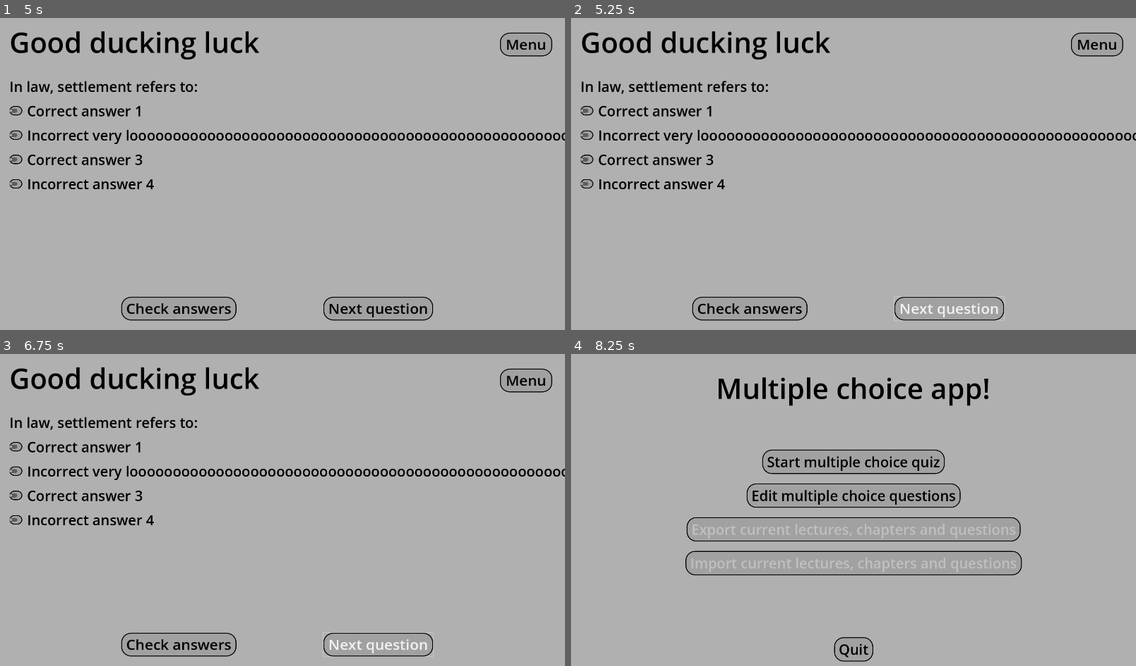
Above: before the commit, frames 1-4 (two rows, left to right).
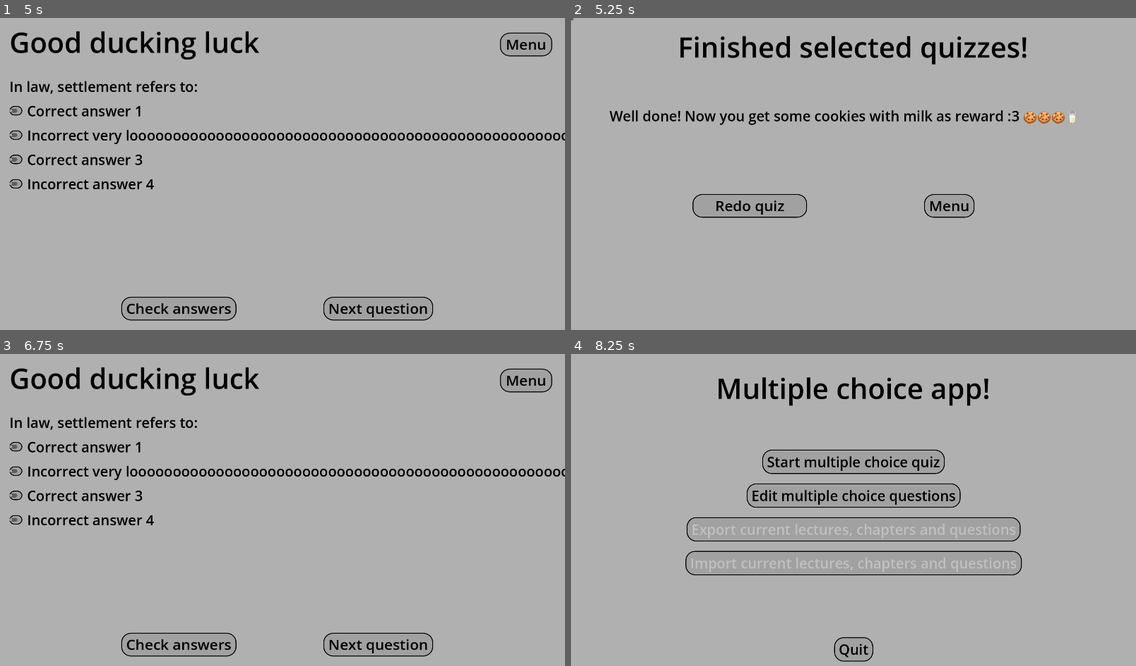
Above: after the commit, the same moments.

Repository: Stif1998/MultipleChoiceLearning
Game: Godot game, scene res://Menu/Menu.tscn
Same seed, same stepped clock (60 frames per second), same inputs: the game is played once before the commit and once after it.
Inputs (mouse positions are in pixels of both pictures, inside the frame that each line leads up to):
- Up to frame 1 (5 s): click "Start multiple choice quiz" at 0.5 s; click "Choose all chapters" at 1.25 s; click "Check answers" at 2 s; click "Menu" at 2.75 s; click "Edit multiple choice questions" at 3.5 s; click "Chapter 1" at 4.25 s
- Up to frame 2 (5.25 s): click "Next question" at 5 s
- Up to frame 3 (6.75 s): click (0, 354) at 5.77 s; click (180, 541) at 6.5 s, where only the run after the commit has a clickable "Redo quiz"
- Up to frame 4 (8.25 s): click "Next question" at 7.25 s; click "Menu" at 8 s

Frame 1 is identical in both runs. In frame 2, 8.0% of the frame differs, in the area x 0-100%, y 0-98%; in frame 3, 0.3%; in frame 4, nothing differs.
Error before the commit: Invalid access of index '-1' on a base object of type: 'Array'. (res://DataHandler/AppStateDataHandler.gd:34)

Commit message:
feat: Handle all quizzes completed case

Diff:
--- a/Src/PlayQuiz/QuizScreen.gd
+++ b/Src/PlayQuiz/QuizScreen.gd
@@ -34,9 +34,12 @@
 	var appStateDataHandler = get_node("/root/AppStateDataHandler")
 	var remainingQuizzes = appStateDataHandler.remainingQuizzes
 
-	var nextQuizIndex = rng.randi_range(0, remainingQuizzes.size() - 1)
+	if remainingQuizzes.size() == 0:
+		get_tree().change_scene_to_file("res://PlayQuiz/QuizzesFinishedScreen.tscn")
+	else:
+		var nextQuizIndex = rng.randi_range(0, remainingQuizzes.size() - 1)
 
-	appStateDataHandler.setCurrentQuizByIndex(nextQuizIndex)
-	appStateDataHandler.removeRemainingQuizByIndex(nextQuizIndex)
+		appStateDataHandler.setCurrentQuizByIndex(nextQuizIndex)
+		appStateDataHandler.removeRemainingQuizByIndex(nextQuizIndex)
 
-	quizContainer.displayNextQuiz()
+		quizContainer.displayNextQuiz()
--- a/Src/PlayQuiz/QuizScreen.tscn
+++ b/Src/PlayQuiz/QuizScreen.tscn
@@ -84,84 +84,6 @@
 layout_mode = 2
 answerIndex = 3
 
-[node name="Answer2Container" type="HBoxContainer" parent="ScrollContainer/QuizContainer"]
-visible = false
-layout_mode = 2
-size_flags_vertical = 0
-theme_override_constants/separation = 16
-
-[node name="AnswerButton2" type="CheckButton" parent="ScrollContainer/QuizContainer/Answer2Container"]
-layout_mode = 2
-size_flags_horizontal = 0
-size_flags_vertical = 4
-theme_override_colors/font_color = Color(0, 0, 0, 1)
-theme_override_styles/normal = ExtResource("3_ls1pd")
-theme_override_styles/hover = ExtResource("3_ls1pd")
-button_pressed = true
-text_overrun_behavior = 2
-
-[node name="CheckBox2" type="CheckBox" parent="ScrollContainer/QuizContainer/Answer2Container"]
-layout_mode = 2
-
-[node name="AnswerLabel2" type="Label" parent="ScrollContainer/QuizContainer/Answer2Container"]
-custom_minimum_size = Vector2(32, 32)
-layout_mode = 2
-size_flags_horizontal = 0
-size_flags_vertical = 0
-text = "An agreement or a contract between parties that terminates a criminal
-dispute"
-label_settings = ExtResource("2_4kfko")
-
-[node name="Answer3Container" type="HBoxContainer" parent="ScrollContainer/QuizContainer"]
-visible = false
-layout_mode = 2
-size_flags_vertical = 0
-theme_override_constants/separation = 16
-
-[node name="AnswerButton3" type="CheckButton" parent="ScrollContainer/QuizContainer/Answer3Container"]
-layout_mode = 2
-size_flags_horizontal = 0
-size_flags_vertical = 4
-theme_override_colors/font_color = Color(0, 0, 0, 1)
-theme_override_styles/normal = ExtResource("3_ls1pd")
-theme_override_styles/hover = ExtResource("3_ls1pd")
-text_overrun_behavior = 2
-
-[node name="CheckBox3" type="CheckBox" parent="ScrollContainer/QuizContainer/Answer3Container"]
-layout_mode = 2
-button_pressed = true
-
-[node name="AnswerLabel3" type="Label" parent="ScrollContainer/QuizContainer/Answer3Container"]
-custom_minimum_size = Vector2(32, 32)
-layout_mode = 2
-text = "A colonial period township"
-label_settings = ExtResource("2_4kfko")
-
-[node name="Answer4Container" type="HBoxContainer" parent="ScrollContainer/QuizContainer"]
-visible = false
-layout_mode = 2
-size_flags_vertical = 0
-theme_override_constants/separation = 16
-
-[node name="AnswerButton4" type="CheckButton" parent="ScrollContainer/QuizContainer/Answer4Container"]
-layout_mode = 2
-size_flags_horizontal = 0
-size_flags_vertical = 4
-theme_override_colors/font_color = Color(0, 0, 0, 1)
-theme_override_styles/normal = ExtResource("3_ls1pd")
-theme_override_styles/hover = ExtResource("3_ls1pd")
-text_overrun_behavior = 2
-
-[node name="CheckBox4" type="CheckBox" parent="ScrollContainer/QuizContainer/Answer4Container"]
-layout_mode = 2
-button_pressed = true
-
-[node name="AnswerLabel4" type="Label" parent="ScrollContainer/QuizContainer/Answer4Container"]
-custom_minimum_size = Vector2(32, 32)
-layout_mode = 2
-text = "The process of adverse possession"
-label_settings = ExtResource("2_4kfko")
-
 [node name="CheckButton" type="Button" parent="."]
 layout_mode = 1
 anchors_preset = 7
--- /dev/null
+++ b/Src/PlayQuiz/QuizzesFinishedScreen.gd
@@ -0,0 +1,8 @@
+extends Control
+
+
+func onRedoButtonPressed() -> void:
+	get_tree().change_scene_to_file("res://PlayQuiz/QuizScreen.tscn")
+
+func onMenuButtonPressed() -> void:
+	get_tree().change_scene_to_file("res://Menu/Menu.tscn")
--- /dev/null
+++ b/Src/PlayQuiz/QuizzesFinishedScreen.tscn
@@ -0,0 +1,114 @@
+[gd_scene load_steps=7 format=3 uid="uid://dud4q4yn24k7w"]
+
+[ext_resource type="LabelSettings" uid="uid://d6gohf1yj5gp" path="res://Fonts/title.tres" id="1_tog4q"]
+[ext_resource type="Script" path="res://PlayQuiz/QuizzesFinishedScreen.gd" id="1_xa43u"]
+[ext_resource type="LabelSettings" uid="uid://j4am0nttevp" path="res://Fonts/normal_text.tres" id="3_835ow"]
+[ext_resource type="Theme" uid="uid://bvd8u171meh78" path="res://Fonts/menu_button.tres" id="4_2madn"]
+[ext_resource type="StyleBox" uid="uid://lr75ncsg3vbm" path="res://Fonts/button_style.tres" id="5_rxy7c"]
+
+[sub_resource type="StyleBoxFlat" id="StyleBoxFlat_q3gnk"]
+content_margin_left = 16.0
+content_margin_top = 8.0
+content_margin_right = 16.0
+content_margin_bottom = 8.0
+bg_color = Color(0.629674, 0.629675, 0.629675, 1)
+border_width_left = 3
+border_width_top = 3
+border_width_right = 3
+border_width_bottom = 3
+border_color = Color(0, 0, 0, 1)
+corner_radius_top_left = 32
+corner_radius_top_right = 32
+corner_radius_bottom_right = 32
+corner_radius_bottom_left = 32
+corner_detail = 10
+
+[node name="QuizzesFinishedScreen" type="Control"]
+layout_mode = 3
+anchors_preset = 15
+anchor_right = 1.0
+anchor_bottom = 1.0
+grow_horizontal = 2
+grow_vertical = 2
+script = ExtResource("1_xa43u")
+
+[node name="TitleLabel" type="Label" parent="."]
+layout_mode = 1
+anchors_preset = 5
+anchor_left = 0.5
+anchor_right = 0.5
+offset_left = -597.0
+offset_top = 32.0
+offset_right = 597.0
+offset_bottom = 164.0
+grow_horizontal = 2
+text = "Finished selected quizzes!"
+label_settings = ExtResource("1_tog4q")
+
+[node name="Label" type="Label" parent="."]
+layout_mode = 1
+anchors_preset = 8
+anchor_left = 0.5
+anchor_top = 0.5
+anchor_right = 0.5
+anchor_bottom = 0.5
+offset_left = -829.5
+offset_top = -240.0
+offset_right = 829.5
+offset_bottom = -173.0
+grow_horizontal = 2
+grow_vertical = 2
+text = "Well done! Now you get some cookies with milk as reward :3 🍪🍪🍪🥛"
+label_settings = ExtResource("3_835ow")
+
+[node name="Button" type="Button" parent="."]
+layout_mode = 0
+offset_right = 8.0
+offset_bottom = 8.0
+
+[node name="RedoButton" type="Button" parent="."]
+layout_mode = 1
+anchors_preset = 7
+anchor_left = 0.5
+anchor_top = 1.0
+anchor_right = 0.5
+anchor_bottom = 1.0
+offset_left = -547.5
+offset_top = -480.0
+offset_right = -172.5
+offset_bottom = -397.0
+grow_horizontal = 2
+grow_vertical = 0
+scale = Vector2(1.03825, 0.970866)
+size_flags_horizontal = 4
+theme = ExtResource("4_2madn")
+theme_override_colors/font_color = Color(0, 0, 0, 1)
+theme_override_styles/normal = SubResource("StyleBoxFlat_q3gnk")
+theme_override_styles/hover = ExtResource("5_rxy7c")
+theme_override_styles/pressed = ExtResource("5_rxy7c")
+text = "Redo quiz"
+
+[node name="MenuButton" type="Button" parent="."]
+layout_mode = 1
+anchors_preset = 7
+anchor_left = 0.5
+anchor_top = 1.0
+anchor_right = 0.5
+anchor_bottom = 1.0
+offset_left = 240.0
+offset_top = -480.0
+offset_right = 404.0
+offset_bottom = -397.0
+grow_horizontal = 2
+grow_vertical = 0
+scale = Vector2(1.03825, 0.970866)
+size_flags_horizontal = 4
+theme = ExtResource("4_2madn")
+theme_override_colors/font_color = Color(0, 0, 0, 1)
+theme_override_styles/normal = SubResource("StyleBoxFlat_q3gnk")
+theme_override_styles/hover = ExtResource("5_rxy7c")
+theme_override_styles/pressed = ExtResource("5_rxy7c")
+text = "Menu"
+
+[connection signal="pressed" from="RedoButton" to="." method="onRedoButtonPressed"]
+[connection signal="pressed" from="MenuButton" to="." method="onMenuButtonPressed"]
--- a/Src/SelectLecture/SelectLecture.gd
+++ b/Src/SelectLecture/SelectLecture.gd
@@ -4,6 +4,7 @@
 @onready var titleLabel: Label = $TitleLabel
 @onready var selectHBoxContainer: HBoxContainer = $SelectHBoxContainer
 @onready var editHBoxContainer: HBoxContainer = $EditHBoxContainer
+@onready var chooseAllChaptersButton: Button = %ChooseAllChaptersButton
 
 func _ready() -> void:
 	handleSelectAndEditButtons()
@@ -17,6 +18,11 @@
 		selectHBoxContainer.visible = false
 		editHBoxContainer.visible = true
 	else:
+		var saveFileDataHandler = get_node("/root/SaveFileDataHandler")
+		var lectureAmount = saveFileDataHandler.getLectures()
+		if lectureAmount.size() == 0:
+			chooseAllChaptersButton.disabled = true
+
 		titleLabel.text = "Choose quiz"
 		selectHBoxContainer.visible = true
 		editHBoxContainer.visible = false
--- a/Src/SelectLecture/SelectLecture.tscn
+++ b/Src/SelectLecture/SelectLecture.tscn
@@ -113,6 +113,8 @@
 theme_override_colors/font_color = Color(0, 0, 0, 1)
 theme_override_styles/normal = ExtResource("3_3qgc1")
 theme_override_styles/hover = ExtResource("3_3qgc1")
+theme_override_styles/pressed = ExtResource("3_3qgc1")
+theme_override_styles/disabled = ExtResource("3_3qgc1")
 text = "Choose all chapters"
 script = ExtResource("7_bfv74")
 
